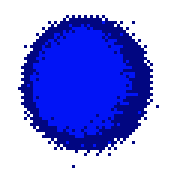
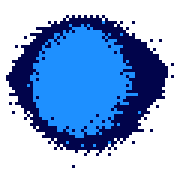
Two versions of the same layered image (180 × 180). Layer-by-layer changes:
showed "레이어 2", painted on it over <box>6,15,174,168</box>
removed layer "레이어 1" over <box>18,15,159,168</box>
